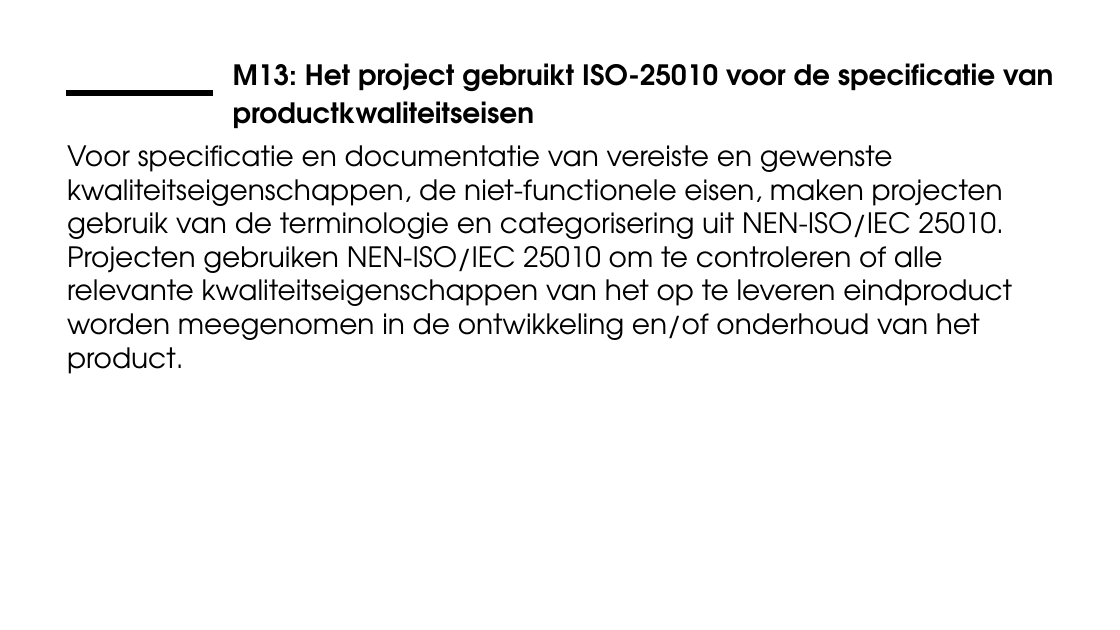
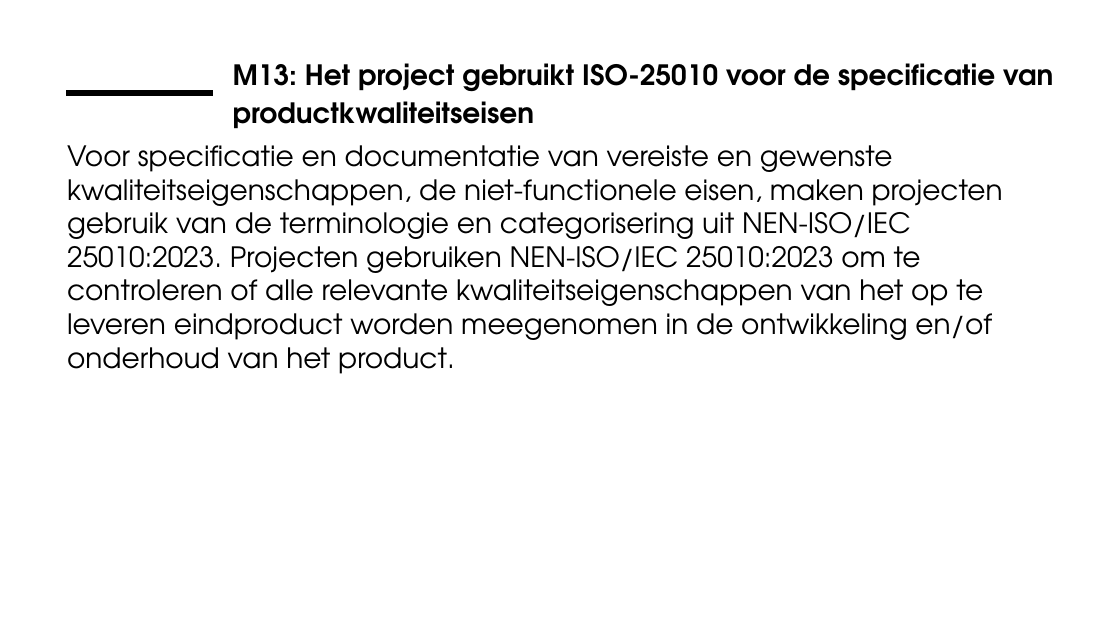
Before and after one commit to ICTU/Kwaliteitsaanpak, a slide deck: slide 10 of docs/wip/ICTU-Kwaliteitsaanpak.pptx. Drawn at 1120x630 pixels with LibreOffice and Linux fonts; fonts in the diff are those of the drawing; background and template pictures are left out. Boxes give left, top, right and bottom in pixels: in the first picture for what was removed or moved away, otherwise in the second. Text is boxed around its words. In the diff, an @@ line names an element or a change of style, - is before the commit and + after.

```diff
--- a/docs/wip/ICTU-Kwaliteitsaanpak.pptx
+++ b/docs/wip/ICTU-Kwaliteitsaanpak.pptx
@@ text at box(67, 145, 1003, 374): text changed @@
-Voor specificatie en documentatie van vereiste en gewenste kwaliteitseigenschappen, de niet-functionele eisen, maken projecten gebruik van de terminologie en categorisering uit NEN-ISO/IEC 25010. Projecten gebruiken NEN-ISO/IEC 25010 om te controleren of alle relevante kwaliteitseigenschappen van het op te leveren eindproduct worden meegenomen in de ontwikkeling en/of onderhoud van het product.
+Voor specificatie en documentatie van vereiste en gewenste kwaliteitseigenschappen, de niet-functionele eisen, maken projecten gebruik van de terminologie en categorisering uit NEN-ISO/IEC 25010:2023. Projecten gebruiken NEN-ISO/IEC 25010:2023 om te controleren of alle relevante kwaliteitseigenschappen van het op te leveren eindproduct worden meegenomen in de ontwikkeling en/of onderhoud van het product.
```
Also in this commit, not shown: 1 other slide changed, 31 other files.
